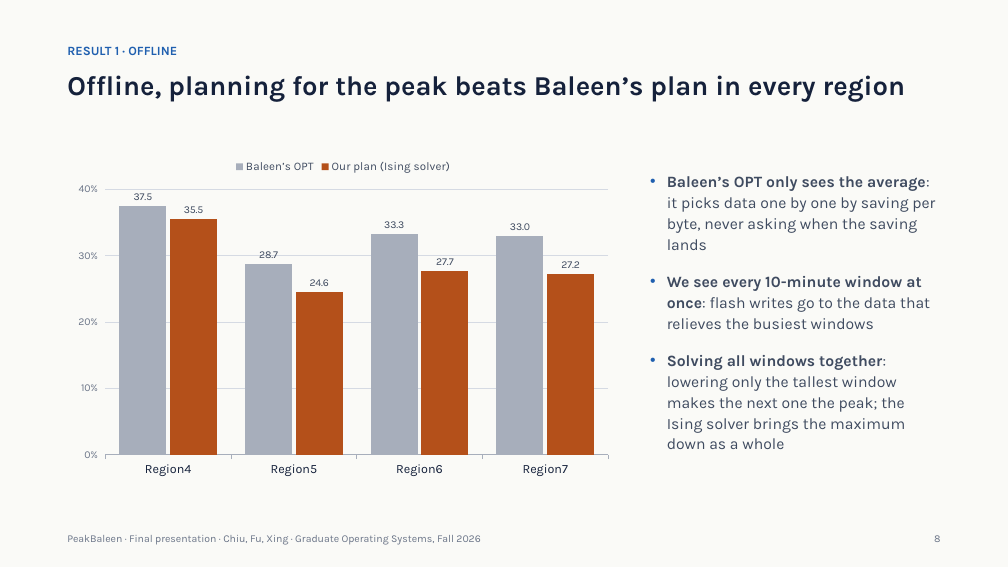
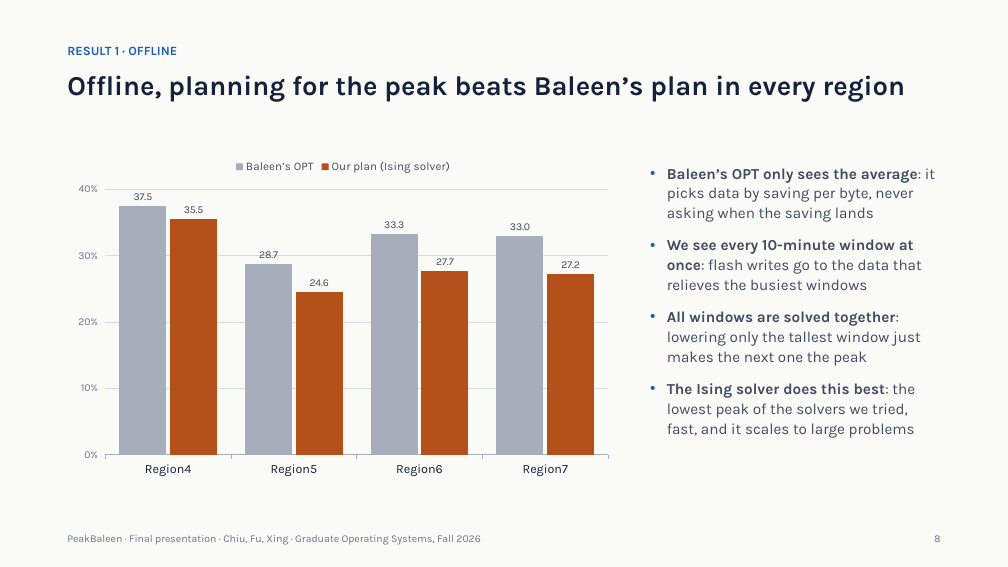
Before and after one commit to xingsixue123/OS_final_project, a slide deck: slide 8 of changes/6_final/PeakBaleen_Final_v3.pptx. Drawn at 1008x567 pixels with LibreOffice and Linux fonts; fonts in the diff are those of the drawing. Boxes give left, top, right and bottom in pixels: in the first picture for what was removed or moved away, otherwise in the second. Text is boxed around its words. In the diff, an @@ line names an element or a change of style, - is before the commit and + after.

```diff
--- a/changes/6_final/PeakBaleen_Final_v3.pptx
+++ b/changes/6_final/PeakBaleen_Final_v3.pptx
@@ text "Baleen’s OPT only sees the ..." moved from (x1=667, y1=176, x2=935, y2=449) to (x1=667, y1=168, x2=935, y2=438) @@
@@ text "Baleen’s OPT only sees the ..." at (x1=667, y1=168, x2=935, y2=438): size 15 to 14.5 pt in "We see every 10-minute window at once: ..."; line spacing 1.1 to 1.08; less space between paragraphs @@
@@ text at (x1=667, y1=168, x2=935, y2=222): text changed; size 15 to 14.5 pt @@
-• Baleen’s OPT only sees the average: it picks data one by one by saving per byte, never asking when the saving lands
+• Baleen’s OPT only sees the average: it picks data by saving per byte, never asking when the saving lands
@@ text at (x1=667, y1=311, x2=921, y2=438): text changed; size 15 to 14.5 pt @@
-• Solving all windows together: lowering only the tallest window makes the next one the peak; the Ising solver brings the maximum down as a whole
+• All windows are solved together: lowering only the tallest window just makes the next one the peak
+• The Ising solver does this best: the lowest peak of the solvers we tried, fast, and it scales to large problems
```
Also in this commit, not shown: 6 other slides changed, 1 slide removed, 5 other files.
